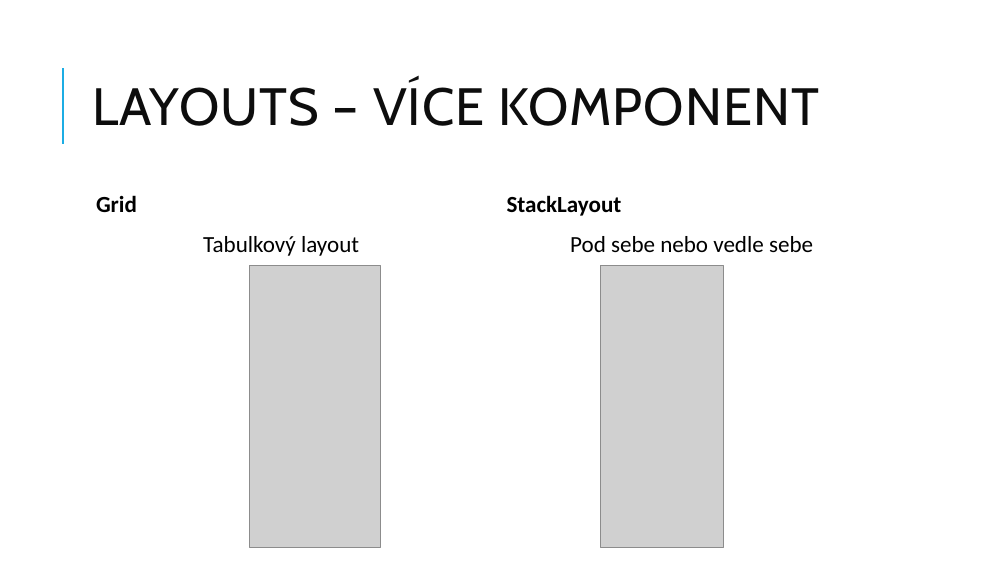
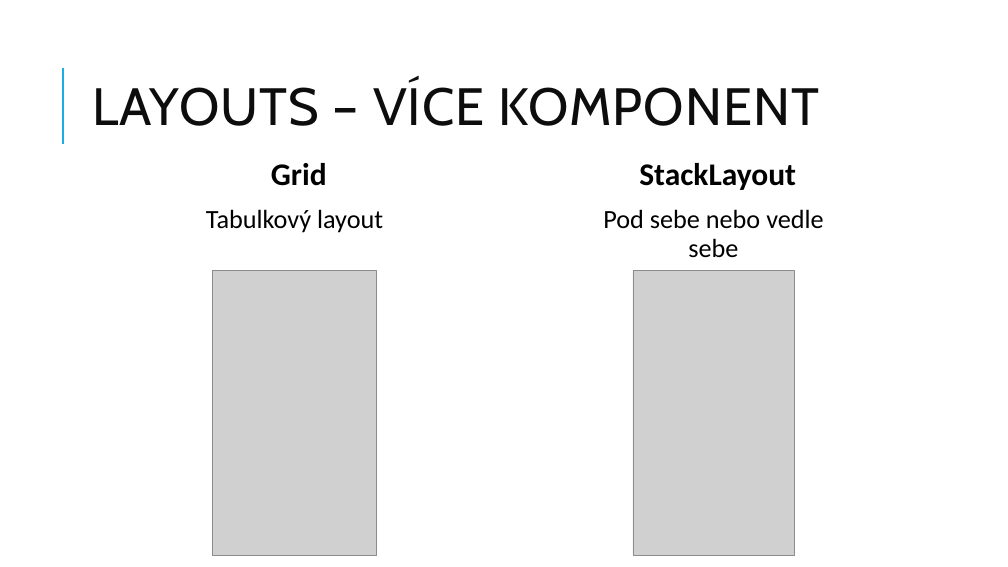
Before and after one commit to jasho/pv239-maui, a slide deck: slide 4 of 02_Design/PV239-Xamarin-02_Design.pptx (slide 5 before the commit). Drawn at 1008x567 pixels with LibreOffice and Linux fonts; fonts in the diff are those of the drawing; grey boxes stand for pictures. Boxes give left, top, right and bottom in pixels: in the first picture for what was removed or moved away, otherwise in the second. Text is boxed around its words. In the diff, an @@ line names an element or a change of style, - is before the commit and + after.

```diff
--- a/02_Design/PV239-Xamarin-02_Design.pptx
+++ b/02_Design/PV239-Xamarin-02_Design.pptx
@@ text "Grid": place and size @@
-text "Grid" at bbox=[96, 195, 359, 256]
+text "Grid" at bbox=[206, 163, 383, 233]
@@ text "Grid" at bbox=[206, 163, 383, 233]: size 22 to 30 pt in "Grid"; size 22 to 25 pt in "Tabulkový layout"; alignment left to centre; line spacing 0.9 to 1 @@
@@ text "StackLayout": place and size @@
-text "StackLayout" at bbox=[507, 195, 813, 252]
+text "StackLayout" at bbox=[603, 163, 823, 258]
@@ text "StackLayout" at bbox=[603, 163, 823, 258]: size 22 to 30 pt in "StackLayout"; size 22 to 25 pt in "Pod sebe nebo vedle sebe"; alignment left to centre; line spacing 0.9 to 1 @@
@@ picture: place and size @@
-picture at bbox=[250, 265, 380, 547]
+picture at bbox=[212, 271, 377, 555]
@@ picture: place and size @@
-picture at bbox=[600, 265, 724, 547]
+picture at bbox=[633, 271, 794, 555]
```
Also in this commit, not shown: 8 other slides changed, 1 slide added, 2 slides removed.
